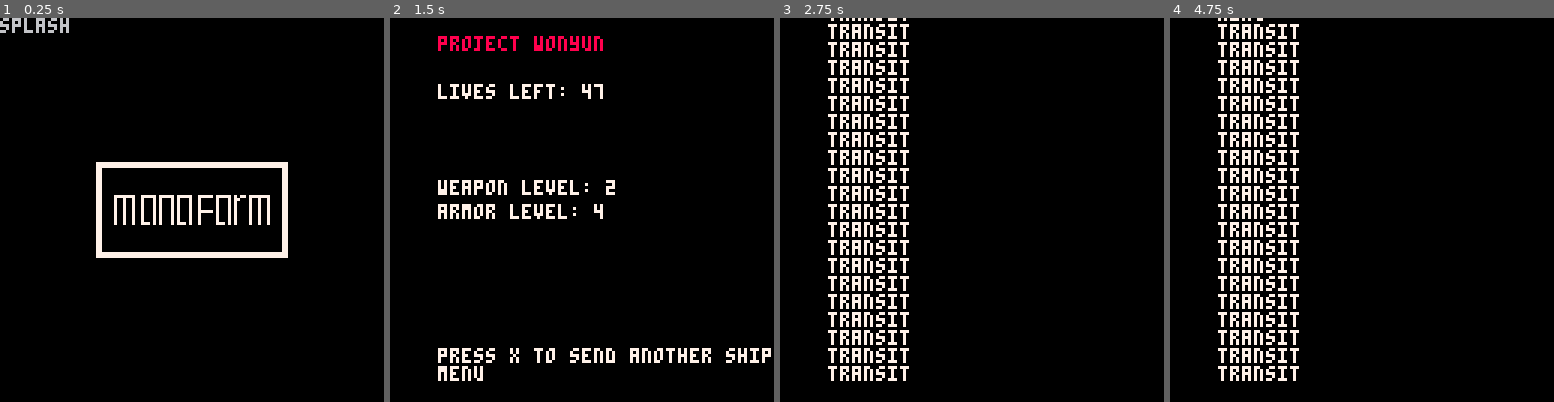
Above: before the commit, frames 1-4 (left to right).
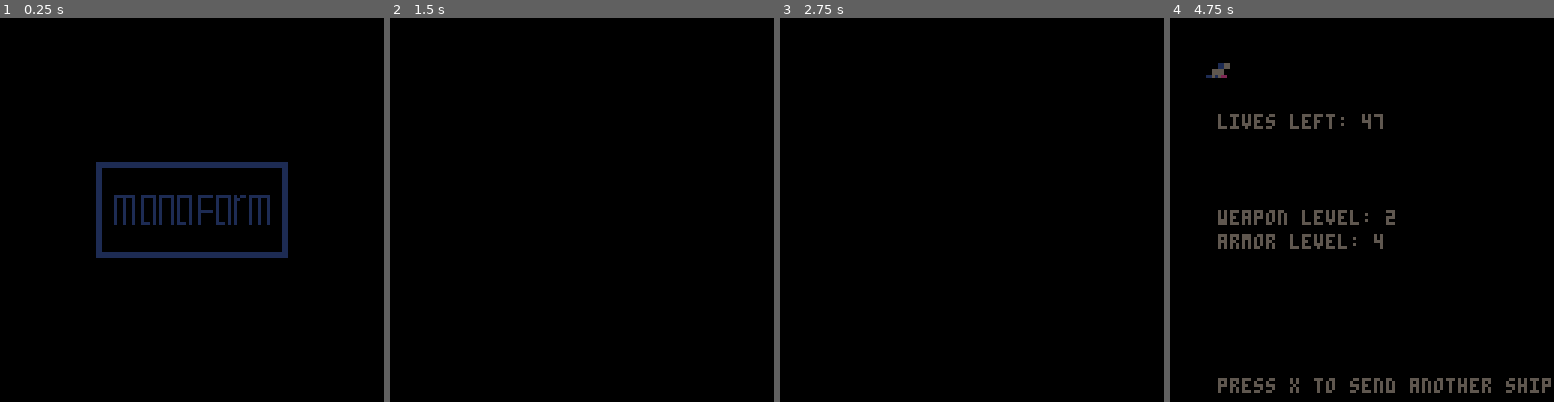
Above: after the commit, the same moments.

Repository: JunoNgx/p8-template
Game: PICO-8 cartridge template.p8
The game is run twice, just before and just after one commit, with the same random seed, the same clock (stepped at 60 frames per second) and the same inputs.
Inputs:
- Up to frame 1 (0.25 s): no input
- Up to frame 2 (1.5 s): tap X (X key) at 0.33, 1.07 s
- Up to frame 3 (2.75 s): tap X (X key) at 1.85 s
- Up to frame 4 (4.75 s): tap X (X key) at 2.97, 4.08 s

The runs differ from the first frame. In frame 1, 3.8% of the frame differs, in the area x 0-75%, y 0-63%; in frame 2, 4.4%; in frame 3, 8.0%; in frame 4, 11%, in the area x 9-100%, y 0-98%.

Commit message:
fader is now working as intended.

Diff:
--- a/template.p8
+++ b/template.p8
@@ -57,125 +57,89 @@
 -- modified and adapted by Juno Nguyen
 
 
--- fader = {
--- 	time = 0,
--- 	pos = 15, -- full black, according to the table
--- 	projected_time_taken = 0,
--- 	projected_velocity = 0,
--- 	state = "idle",
--- 	triggerperformed = true,
--- 	trigger = nil,
--- 	table= {
--- 		-- position 15 is all black
--- 		-- position 0 is all bright colors
--- 		{0,0,0,0,0,0,0,0,0,0,0,0,0,0,0},
--- 		{1,1,1,1,1,1,1,0,0,0,0,0,0,0,0},
--- 		{2,2,2,2,2,2,1,1,1,0,0,0,0,0,0},
--- 		{3,3,3,3,3,3,1,1,1,0,0,0,0,0,0},
--- 		{4,4,4,2,2,2,2,2,1,1,0,0,0,0,0},
--- 		{5,5,5,5,5,1,1,1,1,1,0,0,0,0,0},
--- 		{6,6,13,13,13,13,5,5,5,5,1,1,1,0,0},
--- 		{7,6,6,6,6,13,13,13,5,5,5,1,1,0,0},
--- 		{8,8,8,8,2,2,2,2,2,2,0,0,0,0,0},
--- 		{9,9,9,4,4,4,4,4,4,5,5,0,0,0,0},
--- 		{10,10,9,9,9,4,4,4,5,5,5,5,0,0,0},
--- 		{11,11,11,3,3,3,3,3,3,3,0,0,0,0,0},
--- 		{12,12,12,12,12,3,3,1,1,1,1,1,1,0,0},
--- 		{13,13,13,5,5,5,5,1,1,1,1,1,0,0,0},
--- 		{14,14,14,13,4,4,2,2,2,2,2,1,1,0,0},
--- 		{15,15,6,13,13,13,5,5,5,5,5,1,1,0,0}
--- 	}
--- }
-
--- function fadein()
--- 	-- if (fader.state ~= "in") then
--- 	-- 	pal()
--- 	-- 	fader.pos = 15;
--- 	-- 	fader.state = "in"
--- 	-- end
--- end
-
--- function fadeoutto(_trigger)
--- 	-- if (fader.state ~= "out") then
--- 	-- 	pal()
--- 	-- 	fader.pos = 0;
--- 	-- 	fader.state = "out"
--- 	-- end
--- end
-
--- -- function fade(_mode, _trigger)
--- -- 	assert(_mode, "Fade mode must be in or out")
--- -- 	fader.state = _mode
--- -- 	fadesettrigger(_trigger)
--- -- 	pal()
--- -- 	if (_mode == "in") then
--- -- 		fader.pos = 15
--- -- 	elseif (_mode == "out") then
--- -- 		fader.pos = 0
--- -- 	end
--- -- end
-
--- function fadein()
--- 	fade(15, 0, 1)
--- end
-
--- function fadeout()
--- 	fade(0, 15, 1)
--- end
-
--- function fade(_begin, _final, _durationinsecs)
--- 	-- classic linear tween implementation
--- 	-- fade.final = _final
--- 	-- fade.distance = _begin - final
--- 	-- fader.pos = _begin
--- 	-- 30 ticks equal one second
--- 	fader.projected_time_taken = _durationinsecs * 30
--- 	-- elementary math of v = d/t
--- 	fader.projected_velocity = (_final - _begin) / fader.projected_time_taken
--- 	fader.pos = _begin
--- 	fader.time = 0
--- end
-
--- function fade_update()
--- 	-- TODO clean up and write something more optimal
--- 	if (fader.time < fader.projected_time_taken) then
--- 		fader.time +=1
--- 		fader.pos += fader.projected_velocity
--- 	elseif (not fader.triggerperformed) then
--- 		if (fader.trigger) fade.trigger()
--- 		fader.triggerperformed = true
--- 	end
--- 	-- if (fader.state=="in") then
--- 	-- 	if (fader.pos > 0) then
--- 	-- 		fader.pos -= 1
--- 	-- 	else
--- 	-- 		fader.state = "idle"
--- 	-- 	end
--- 	-- elseif (fader.state=="out") then
--- 	-- 	if (fader.pos < 15) then
--- 	-- 		fader.pos += 1
--- 	-- 	else
--- 	-- 		fader.state = "idle" end
--- 	-- end
--- end
-
--- function fade_draw(_position)
--- 	print(fader.pos)
--- 	for c=0,15 do
--- 		if flr(_position+1)>=16 then
--- 			pal(c,0)
--- 		else
--- 			pal(c,fader.table[c+1][flr(_position+1)],1)
--- 		end
--- 	end
--- end
-
--- function fadesettrigger(_trigger)
--- 	if _trigger then
--- 		fader.trigger = _trigger
--- 		fader.triggerperformed = false
--- 	end
--- end
+fader = {
+	time = 0,
+	pos = 0, -- full black, according to the table
+	projected_time_taken = 0,
+	projected_velocity = 0,
+	status = "idle",
+	triggerperformed = true,
+	trigger = nil,
+	table= {
+		-- position 15 is all black
+		-- position 0 is all bright colors
+		{0,0,0,0,0,0,0,0,0,0,0,0,0,0,0},
+		{1,1,1,1,1,1,1,0,0,0,0,0,0,0,0},
+		{2,2,2,2,2,2,1,1,1,0,0,0,0,0,0},
+		{3,3,3,3,3,3,1,1,1,0,0,0,0,0,0},
+		{4,4,4,2,2,2,2,2,1,1,0,0,0,0,0},
+		{5,5,5,5,5,1,1,1,1,1,0,0,0,0,0},
+		{6,6,13,13,13,13,5,5,5,5,1,1,1,0,0},
+		{7,6,6,6,6,13,13,13,5,5,5,1,1,0,0},
+		{8,8,8,8,2,2,2,2,2,2,0,0,0,0,0},
+		{9,9,9,4,4,4,4,4,4,5,5,0,0,0,0},
+		{10,10,9,9,9,4,4,4,5,5,5,5,0,0,0},
+		{11,11,11,3,3,3,3,3,3,3,0,0,0,0,0},
+		{12,12,12,12,12,3,3,1,1,1,1,1,1,0,0},
+		{13,13,13,5,5,5,5,1,1,1,1,1,0,0,0},
+		{14,14,14,13,4,4,2,2,2,2,2,1,1,0,0},
+		{15,15,6,13,13,13,5,5,5,5,5,1,1,0,0}
+	}
+}
+
+function fadein()
+	-- printh("fadein", "template.log")
+	fade(15, 0, 1)
+end
+
+function fadeout()
+	fade(0, 15, 1)
+end
+
+function fade(_begin, _final, _durationinsecs)
+	-- if (fader.status == "idle")
+		-- 30 ticks equal one second
+		fader.projected_time_taken = _durationinsecs * 30
+		-- elementary math of v = d/t
+		fader.projected_velocity = (_final - _begin) / fader.projected_time_taken
+		fader.pos = _begin
+		fader.time = 0
+		fader.status = "working"
+	-- end
+end
+
+function fade_update()
+	-- TODO clean up and write something more optimal
+	if (fader.time < fader.projected_time_taken) then
+		fader.time +=1
+		fader.pos += fader.projected_velocity
+	else
+		pal()
+	end
+end
+
+function fade_draw(_position)
+	-- for debug
+	-- print(fader.pos)
+	-- print(fader.projected_time_taken)
+	-- print(fader.projected_velocity)
+	-- print(fader.time)
+	pal()
+	for c=0,15 do
+		if flr(_position+1)>=16 then
+			pal(c,0)
+		else
+			pal(c,fader.table[c+1][flr(_position+1)],1)
+		end
+	end
+end
+
+function fadesettrigger(_trigger)
+	if _trigger then
+		fader.trigger = _trigger
+		fader.triggerperformed = false
+	end
+end
 
 -->8
 -- primary game loops
@@ -210,7 +174,7 @@
 splashstate = {
 	name = "splash",
 	init = function()
-
+		fadein()
 	end,
 	update = function()
 		if (btn(5)) then
@@ -228,7 +192,7 @@
 menustate = {
 	name = "menu",
 	init = function()
-
+		fadein()
 	end,
 	update = function()
 		if (btn(5)) then
@@ -242,12 +206,15 @@
 		print("weapon level: 2", 16, 64, 7)
 		print("armor level: 4", 16, 72, 7)
 		print("press x to send another ship", 16, 120, 7)
+		spr(1, 12, 12)
 	end
 }
 
 gameplaystate = {
-	name = "menu",
+	name = "gameplay",
 	init = function()
+		fadein()
+		world = {}
 		gameplay_init()
 	end,
 	update = function()
@@ -270,9 +237,9 @@
 		if (transitor.timer > 0) then
 			transitor.timer -=1
 		else
+			-- fadein()
 			gamestate = transitor.destination_state
 			gamestate.init()
-			-- fadeout()
 		end
 	end,
 	draw = function()
@@ -287,8 +254,10 @@
 	-- 	-- fadein()
 	-- end)
 	-- gamestate = 4
+	fadeout()
 	gamestate = transitstate
 	transitor.destination_state = _state
+	-- delay till transit, to wait for fadeout
 	transitor.timer = 30
 end
 
@@ -307,6 +276,7 @@
 	-- gamestate = "menu"
 	gamestate = splashstate
 	gamestate.init()
+	-- fadein()
 	-- gameplay_init()
 	-- transit("splash")
 	-- gamestate = "transit"
@@ -332,11 +302,12 @@
 		-- -- elseif (gamestate==outro) then
 	-- end
 
-	-- -- fade_update()
+	fade_update()
 	-- -- timersys(world)
 end
 
 function _draw()
+	-- pal()
 	gamestate.draw()
 	-- if (gamestate==1) then
 	-- 	-- splash_draw()
@@ -358,8 +329,9 @@
 		-- end
 
 	-- cls()
-	print(gamestate.name)
-	-- fade_draw(fader.pos)
+	-- print(gamestate.name)
+	fade_draw(fader.pos)
+	-- print(gamestate.name)
 end
 
 -->8
@@ -400,9 +372,9 @@
 -- 	spr(64, 32, 48, 64, 32)
 -- end
 
-function menu_init()
-	-- fadein()
-end
+-- function menu_init()
+-- 	-- fadein()
+-- end
 
 -- function menu_update()
 
@@ -561,14 +533,14 @@
 
 
 __gfx__
-01111110000000000000000000000000000000000000000000000000000000000000000000000000000000000000000000000000000000000000000000000000
-01111110000000000000000000000000000000000000000000000000000000000000000000000000000000000000000000000000000000000000000000000000
-01111110000000000000000000000000000000000000000000000000000000000000000000000000000000000000000000000000000000000000000000000000
-01111110000000000000000000000000000000000000000000000000000000000000000000000000000000000000000000000000000000000000000000000000
-01111110000000000000000000000000000000000000000000000000000000000000000000000000000000000000000000000000000000000000000000000000
-01111110000000000000000000000000000000000000000000000000000000000000000000000000000000000000000000000000000000000000000000000000
-01111110000000000000000000000000000000000000000000000000000000000000000000000000000000000000000000000000000000000000000000000000
-01111110000000000000000000000000000000000000000000000000000000000000000000000000000000000000000000000000000000000000000000000000
+01111110112222330000000000000000000000000000000000000000000000000000000000000000000000000000000000000000000000000000000000000000
+01111110122120330000000000000000000000000000000000000000000000000000000000000000000000000000000000000000000000000000000000000000
+01111110122123030000000000000000000000000000000000000000000000000000000000000000000000000000000000000000000000000000000000000000
+01111110445566770000000000000000000000000000000000000000000000000000000000000000000000000000000000000000000000000000000000000000
+01111110450566770000000000000000000000000000000000000000000000000000000000000000000000000000000000000000000000000000000000000000
+011111108899aabb0000000000000000000000000000000000000000000000000000000000000000000000000000000000000000000000000000000000000000
+011111108899aabb0000000000000000000000000000000000000000000000000000000000000000000000000000000000000000000000000000000000000000
+01111110cc9daeeb0000000000000000000000000000000000000000000000000000000000000000000000000000000000000000000000000000000000000000
 00000000000000000000000000000000000000000000000000000000000000000000000000000000000000000000000000000000000000000000000000000000
 00000000000000000000000000000000000000000000000000000000000000000000000000000000000000000000000000000000000000000000000000000000
 00000000000000000000000000000000000000000000000000000000000000000000000000000000000000000000000000000000000000000000000000000000
